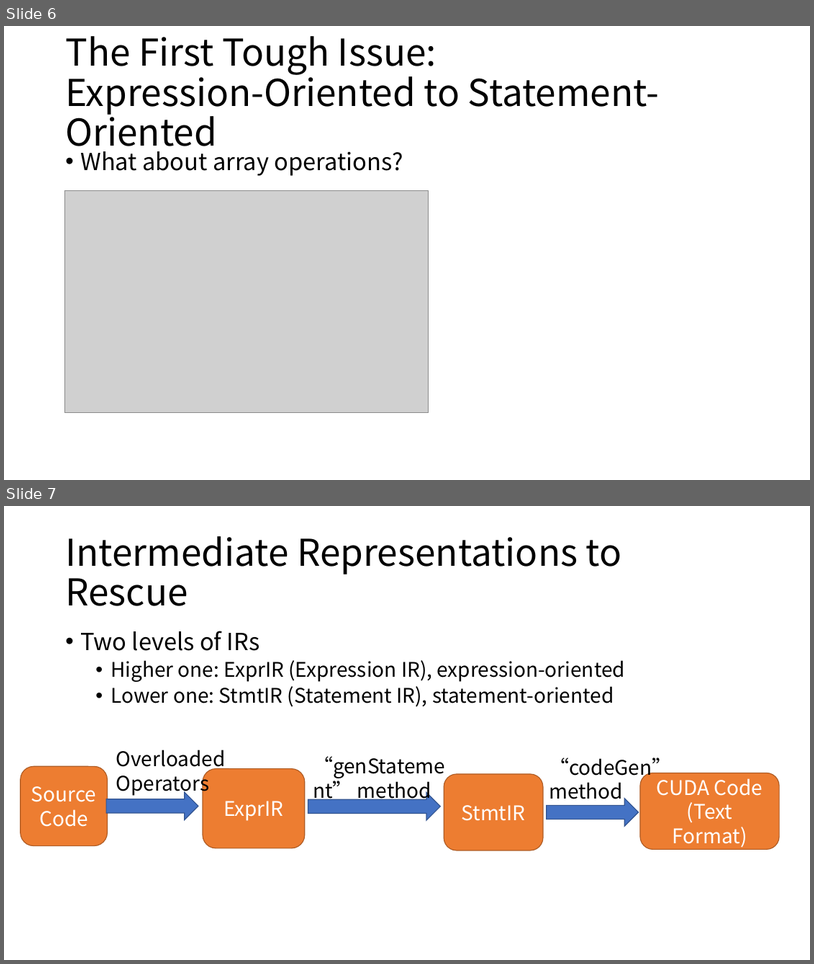
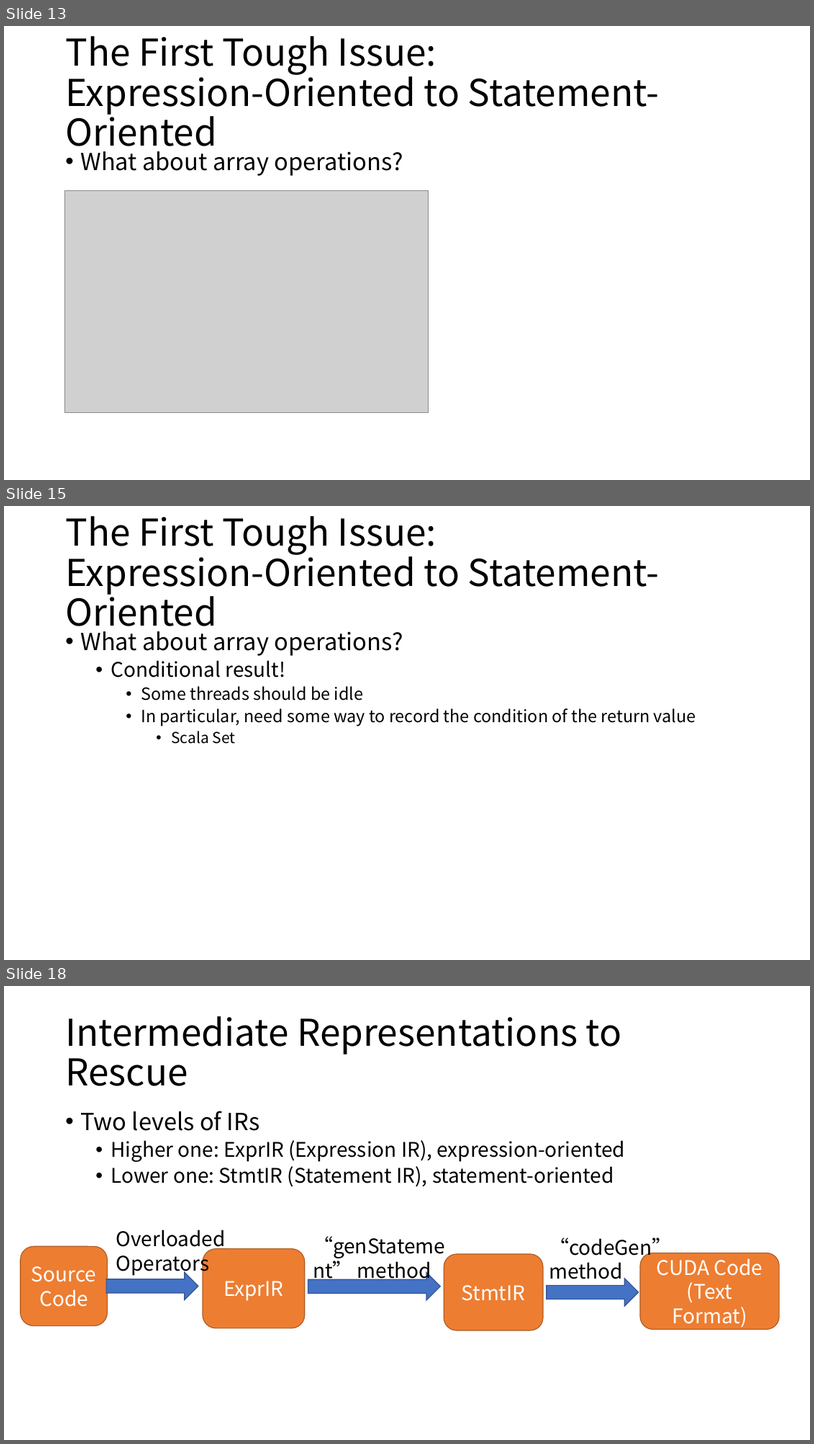
Before and after one commit to ZhenbangYou/A-Functional-Language-for-Parallel-Computing, a slide deck: A Functional Language for Parallel Computing.pptx. Shown one above the other, each under a label of ours: slides 6 and 7 before the commit, slides 13, 15 and 18 after it; the slides between them are not shown. The pictures are 814x964 and 814x1444 pixels, drawn with LibreOffice and Linux fonts; fonts in the diff are those of the drawing; grey boxes stand for pictures. Boxes give left, top, right and bottom in pixels: in the first picture for what was removed or moved away, otherwise in the second. Text is boxed around its words. In the diff, an @@ line names an element or a change of style, - is before the commit and + after.

```diff
--- a/A Functional Language for Parallel Computing.pptx
+++ b/A Functional Language for Parallel Computing.pptx
@@ slide 15 added at bbox=[4, 506, 810, 960], background #FFFFFF @@
@@ title added at bbox=[65, 516, 660, 635], 44 pt, text #000000 @@
+The First Tough Issue:
+Expression-Oriented to Statement-Oriented
@@ text added at bbox=[80, 626, 697, 744], 20 pt, text #000000 @@
+• What about array operations?
+  • Conditional result!
+    • Some threads should be idle
+    • In particular, need some way to record the condition of the return value
+      • Scala Set
@@ what was slide 6 is now slide 13 @@
@@ what was slide 7 is now slide 18 @@
```
Also in this commit, not shown: 6 slides changed, 22 other slides added, 1 slide removed.
